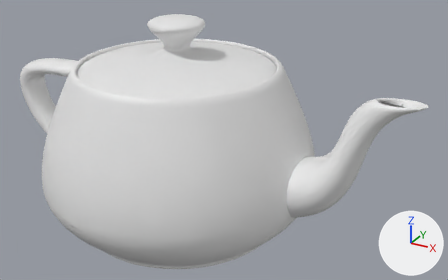
One commit to the glTF model static/models/teapot.glb: the scene before it, then after it.
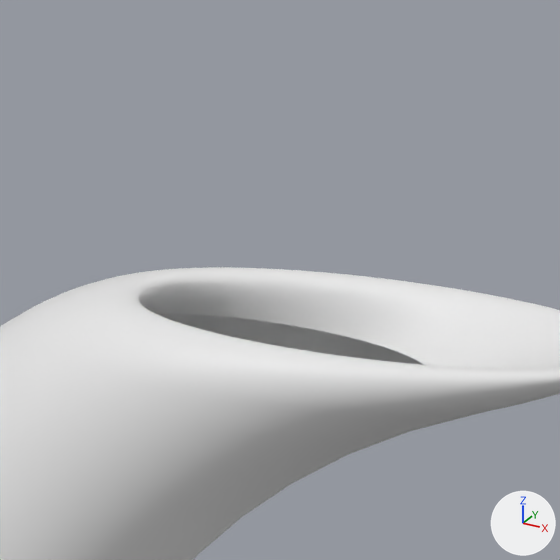
Each version is shown whole from a 50 mm lens placed at (0.683, -1.094, 0.534), pointed at (0.068, 0.025, -0.025), then close up on the part from 81% to 94% of the width and 25% to 46% of the height. Lighting does not change. The marker at lower right points along +X, +Y and +Z. The first two pictures are the older version.

Objects in the first close-up: 'geometry_0'.
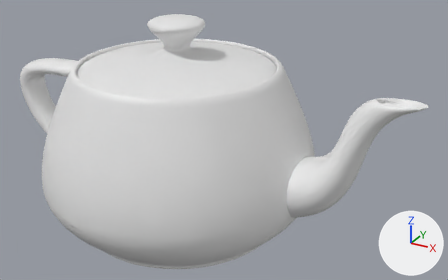
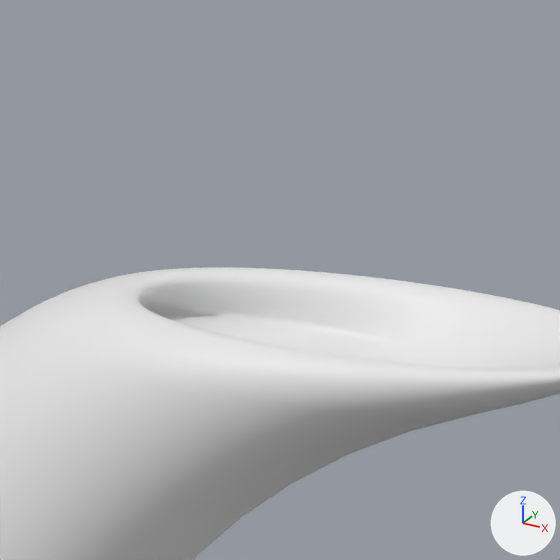
Commit message: teapot の注ぎ口の先を塞ぐ

Changed parts and their boxes (x1, y1, x2, y2) in the close-ups (560 x 560 px):
part 1 of me_geometry_0, added
    after: (158, 314, 424, 365)

What changed in the scene script:
```text
Change me_geometry_0:
    used by ob_geometry_0; location = (0.0, 0.0, 0.0)
    remove me_geometry_0.from_pydata(...)  # 25201 vertices, 49952 faces; spans x -0.5..0.5, y -0.311..0.311, z -0.245..0.245
    add me_geometry_0.from_pydata(...)  # 25202 vertices, 50008 faces; spans x -0.5..0.5, y -0.311..0.311, z -0.245..0.245
    me_geometry_0 part 1
    1 vertex is added at (0.433, 0.0, 0.128)
    56 new faces join them
```
